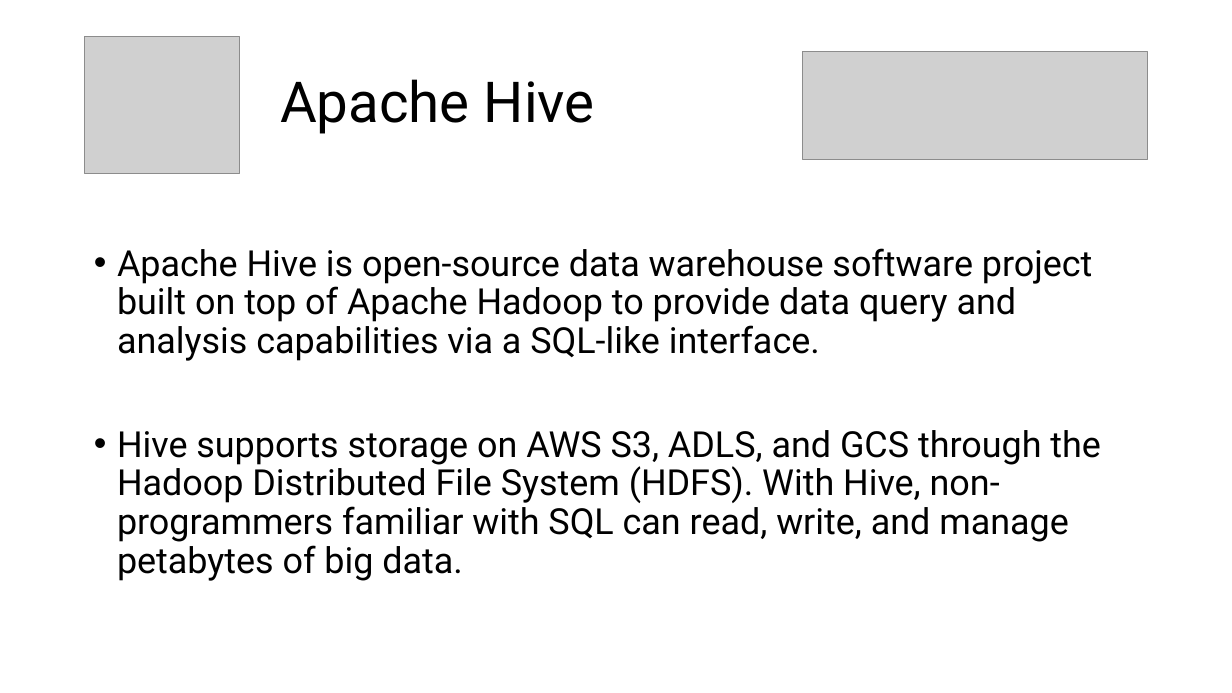
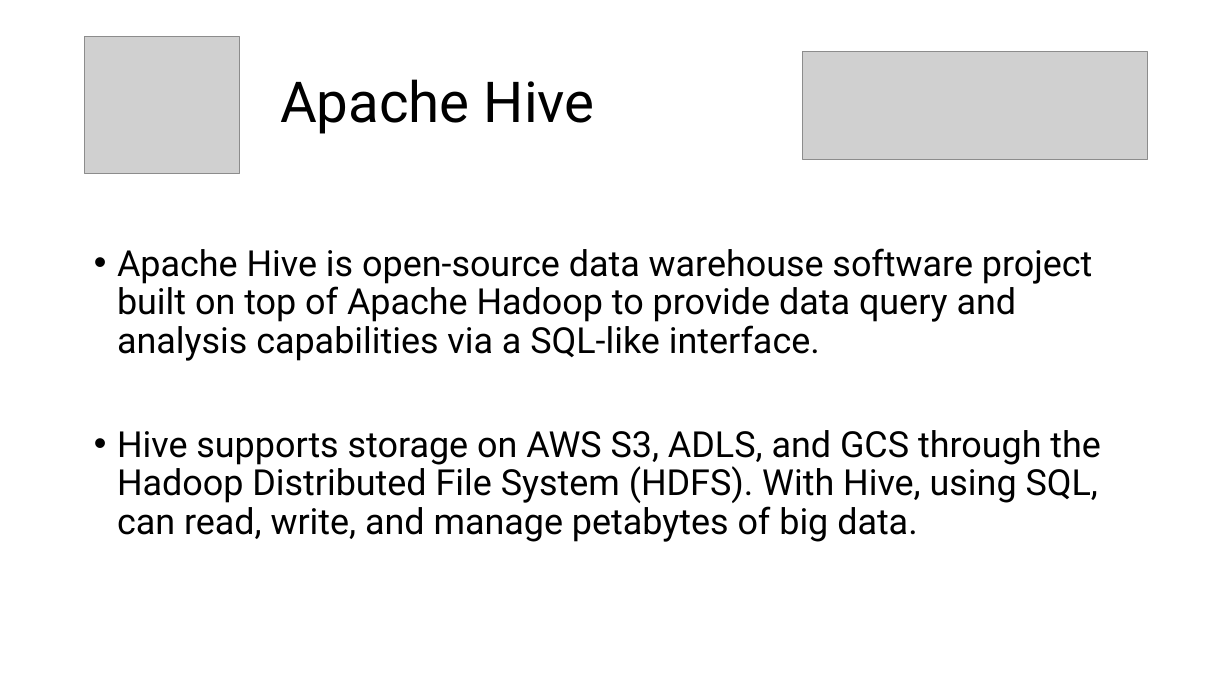
Before and after one commit to vatsalmsharma/minIO-trino-hive-docker, a slide deck: slide 2 of Hive to Iceberg.pptx. Drawn at 1232x693 pixels with LibreOffice and Linux fonts; fonts in the diff are those of the drawing; grey boxes stand for pictures. Boxes give left, top, right and bottom in pixels: in the first picture for what was removed or moved away, otherwise in the second. Text is boxed around its words. In the diff, an @@ line names an element or a change of style, - is before the commit and + after.

```diff
--- a/Hive to Iceberg.pptx
+++ b/Hive to Iceberg.pptx
@@ text at box(117, 430, 1101, 542): text changed @@
-• Hive supports storage on AWS S3, ADLS, and GCS through the Hadoop Distributed File System (HDFS). With Hive, non-programmers familiar with SQL can read, write, and manage petabytes of big data.
+• Hive supports storage on AWS S3, ADLS, and GCS through the Hadoop Distributed File System (HDFS). With Hive, using SQL, can read, write, and manage petabytes of big data.
```
Also in this commit, not shown: 11 other files.
